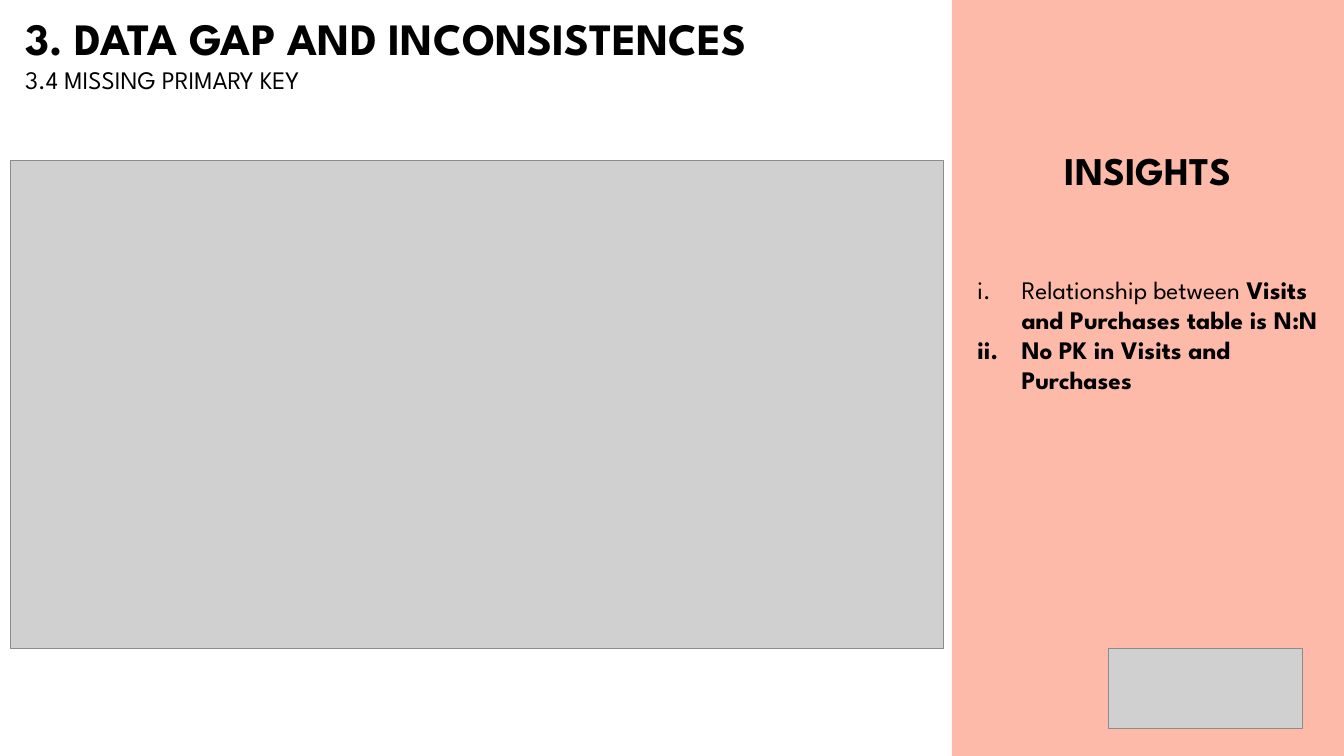
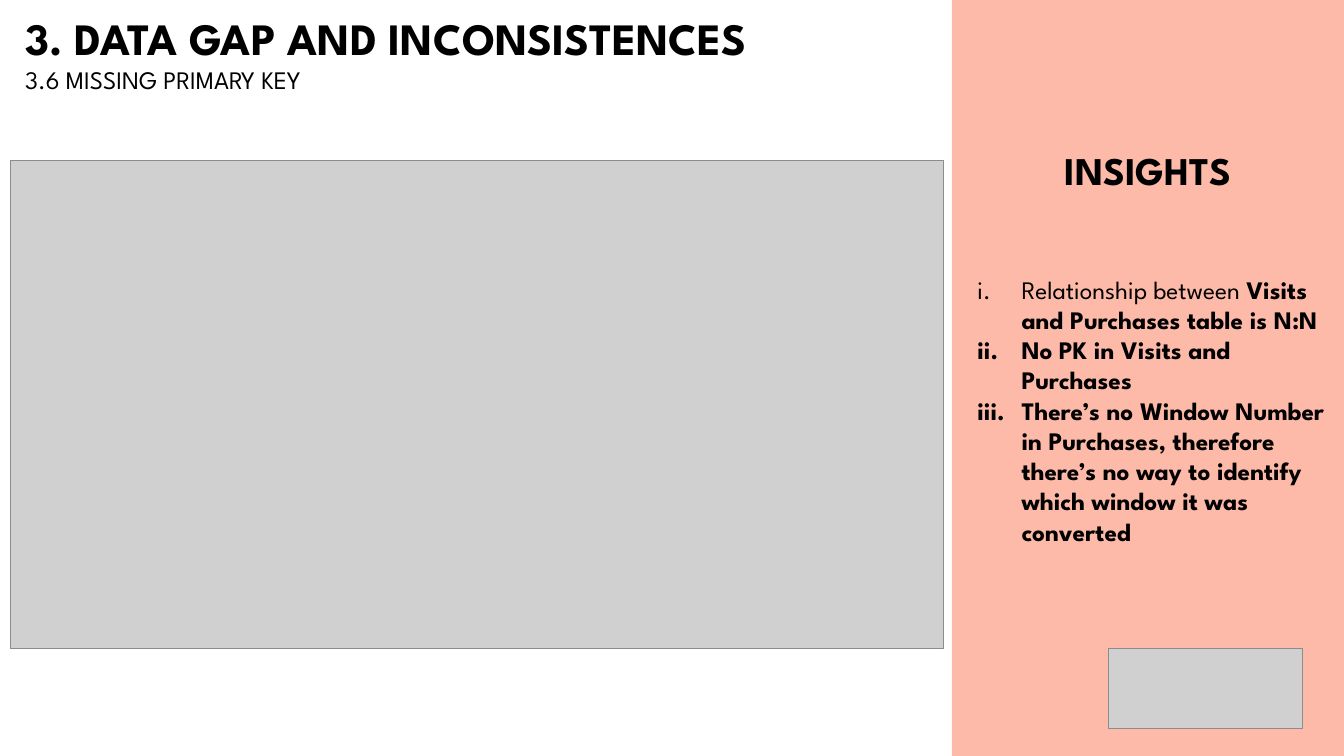
Before and after one commit to bbucalonserra/sales-membership-analysis, a slide deck: slide 15 of presentation.pptx (slide 13 before the commit). Drawn at 1344x756 pixels with LibreOffice and Linux fonts; fonts in the diff are those of the drawing; grey boxes stand for pictures. Boxes give left, top, right and bottom in pixels: in the first picture for what was removed or moved away, otherwise in the second. Text is boxed around its words. In the diff, an @@ line names an element or a change of style, - is before the commit and + after.

```diff
--- a/presentation.pptx
+++ b/presentation.pptx
@@ text at [25, 72, 301, 90]: text changed @@
-3.4 MISSING PRIMARY KEY
+3.6 MISSING PRIMARY KEY
@@ text at [1022, 402, 1324, 542]: paragraph added @@
+iii. There’s no Window Number in Purchases, therefore there’s no way to identify which window it was converted
```
Also in this commit, not shown: 10 other slides changed, 7 slides added, 2 other files.
